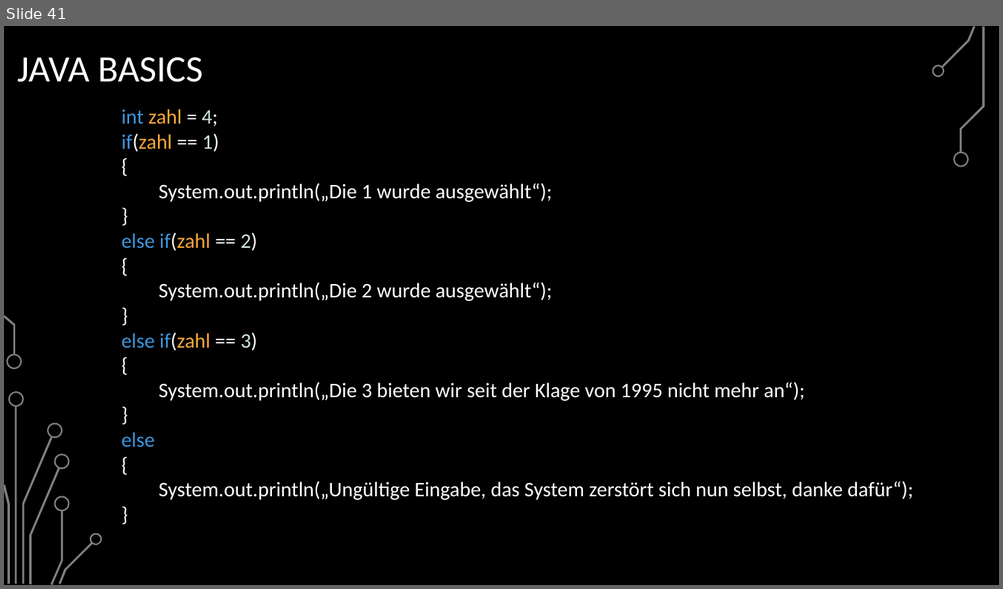
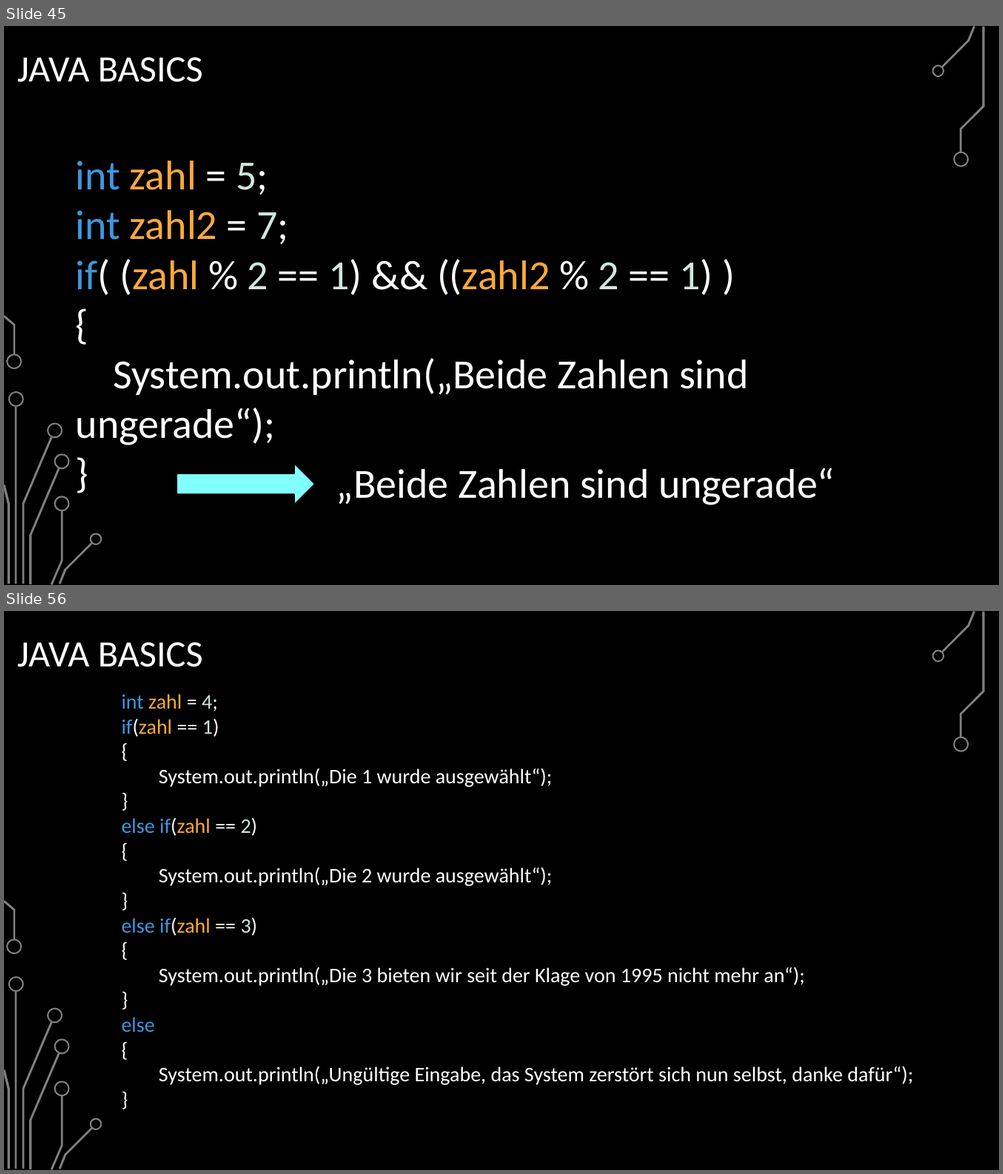
Before and after one commit to BelmontR/Java-Tutorial-Course, a slide deck: Java Grundkurs.pptx. Shown one above the other, each under a label of ours: slide 41 before the commit, slides 45 and 56 after it; the slides between them are not shown. The pictures are 1003x589 and 1003x1174 pixels, drawn with LibreOffice and Linux fonts; fonts in the diff are those of the drawing; background and template pictures are left out. Boxes give left, top, right and bottom in pixels: in the first picture for what was removed or moved away, otherwise in the second. Text is boxed around its words. In the diff, an @@ line names an element or a change of style, - is before the commit and + after.

```diff
--- a/Java Grundkurs.pptx
+++ b/Java Grundkurs.pptx
@@ slide 45 added at [4,26,999,585], background picture (left out); not listed: 17 template elements that a slide beside it also shows @@
@@ title added at [17,57,203,82], 36 pt, text #FFFFFF @@
+JAVA BASICS
@@ text added at [76,161,748,446], 40 pt, text #FFFFFF @@
+int zahl = 5;
+int zahl2 = 7;
+if( (zahl % 2 == 1) && ((zahl2 % 2 == 1) )
+{
+System.out.println(„Beide Zahlen sind ungerade“);
+}
@@ right arrow added at [176,464,314,506], fill #82FFFF, outline #000000 1.25 pt @@
@@ text added at [336,468,834,506], 40 pt, text #FFFFFF @@
+„Beide Zahlen sind ungerade“
@@ what was slide 41 is now slide 56 @@
```
Also in this commit, not shown: 5 slides changed, 14 other slides added, 2 other files.
